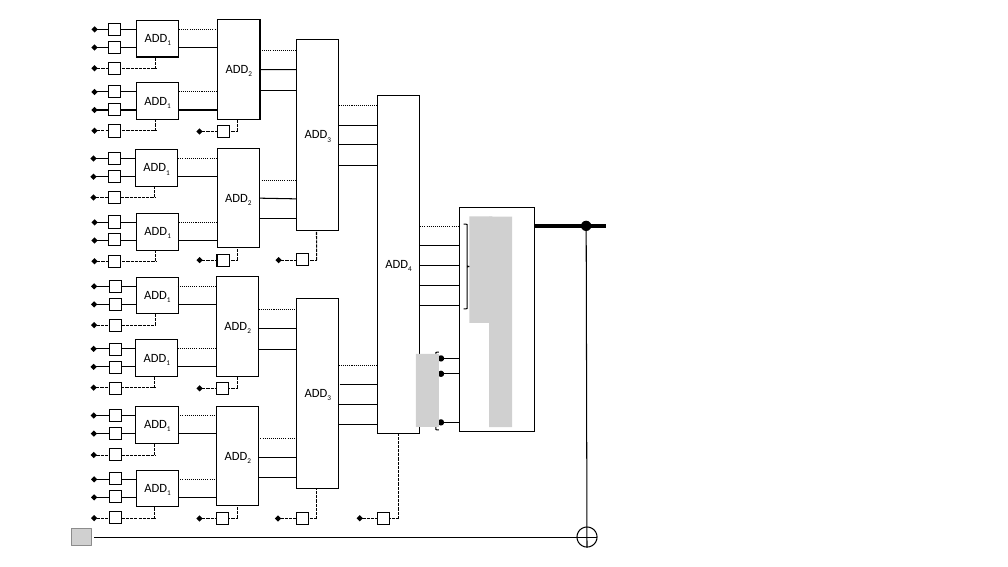
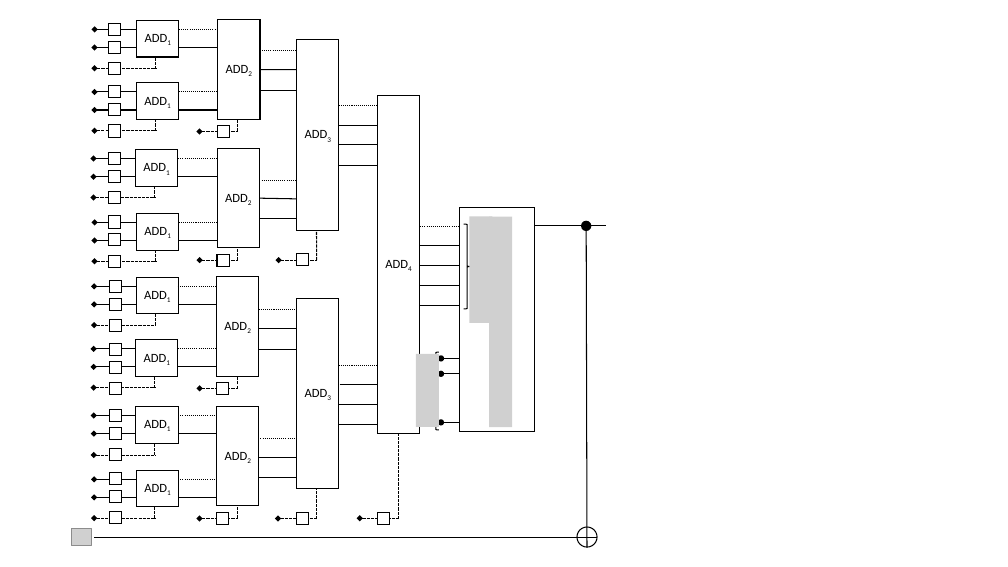
Before and after one commit to jschanck/eprint-2019-1161, a slide deck: slide 1 of figs/popcount.pptx. Drawn at 1008x567 pixels with LibreOffice and Linux fonts; fonts in the diff are those of the drawing; grey boxes stand for pictures; background and template pictures are left out. Boxes give left, top, right and bottom in pixels: in the first picture for what was removed or moved away, otherwise in the second. Text is boxed around its words. In the diff, an @@ line names an element or a change of style, - is before the commit and + after.

```diff
--- a/figs/popcount.pptx
+++ b/figs/popcount.pptx
@@ line (535, 226) - (606, 226): stroke #000000 3 pt to #000000 1 pt @@
```
Also in this commit, not shown: 2 other files.
